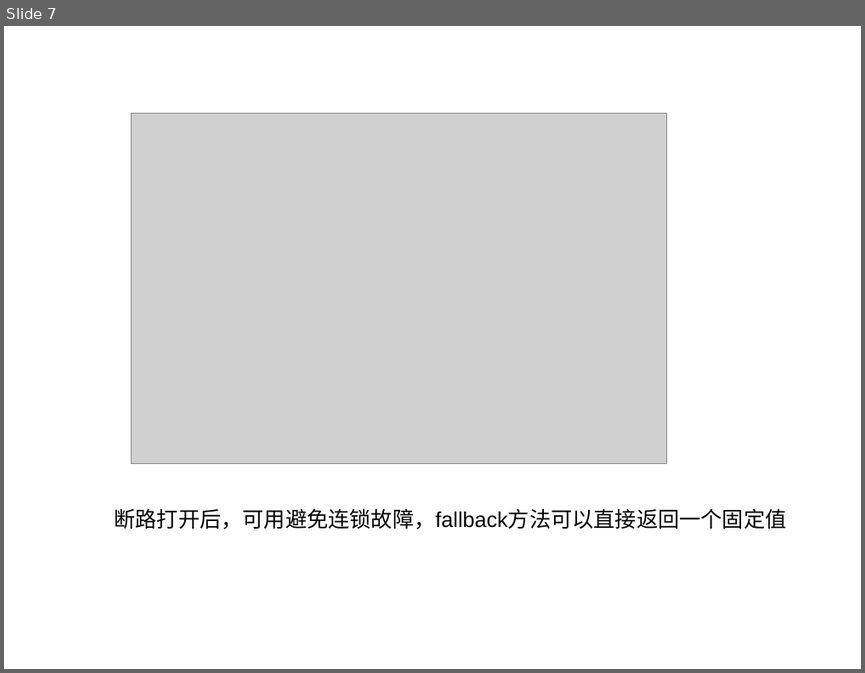
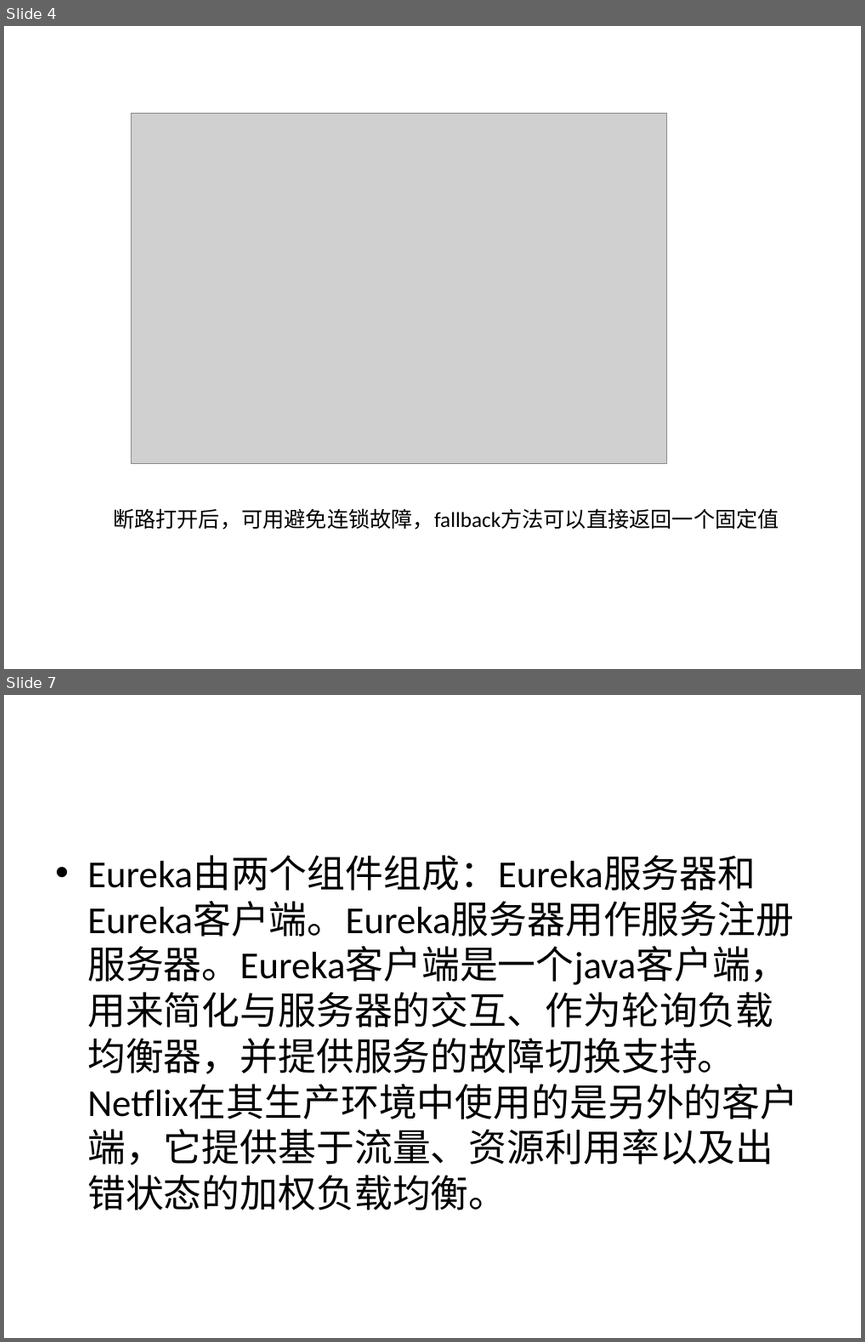
Before and after one commit to qbkken/spring_cloud, a slide deck: spring_cloud.ppt. Shown one above the other, each under a label of ours: slide 7 before the commit, slides 4 and 7 after it; the slides between them are not shown. The pictures are 865x673 and 865x1342 pixels, drawn with LibreOffice and Linux fonts; fonts in the diff are those of the drawing; grey boxes stand for pictures; background and template pictures are left out. Boxes give left, top, right and bottom in pixels: in the first picture for what was removed or moved away, otherwise in the second. Text is boxed around its words. In the diff, an @@ line names an element or a change of style, - is before the commit and + after.

```diff
--- a/spring_cloud.ppt
+++ b/spring_cloud.ppt
@@ slide 7 added at (x1=4, y1=695, x2=861, y2=1338), background #FFFFFF @@
@@ text added at (x1=87, y1=856, x2=794, y2=1210), 32 pt, text #000000 @@
+• Eureka由两个组件组成：Eureka服务器和Eureka客户端。Eureka服务器用作服务注册服务器。Eureka客户端是一个java客户端，用来简化与服务器的交互、作为轮询负载均衡器，并提供服务的故障切换支持。Netflix在其生产环境中使用的是另外的客户端，它提供基于流量、资源利用率以及出错状态的加权负载均衡。
@@ what was slide 7 is now slide 4 @@
@@ slide 4 changed as well @@
@@ text "断路打开后，可用避免连锁故障，fallback方法可以直接返回一个固定值" at (x1=113, y1=508, x2=779, y2=529): font Arial to Calibri @@
```
Also in this commit, not shown: 2 other slides changed, 4 other slides added, 4 slides removed.
